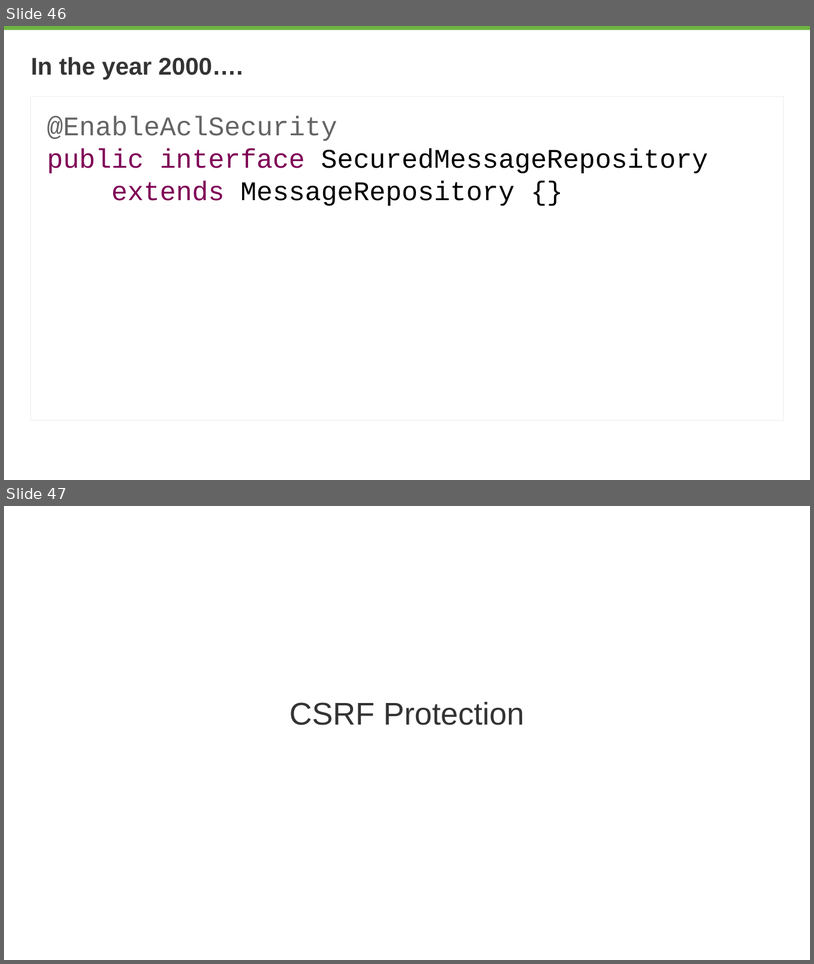
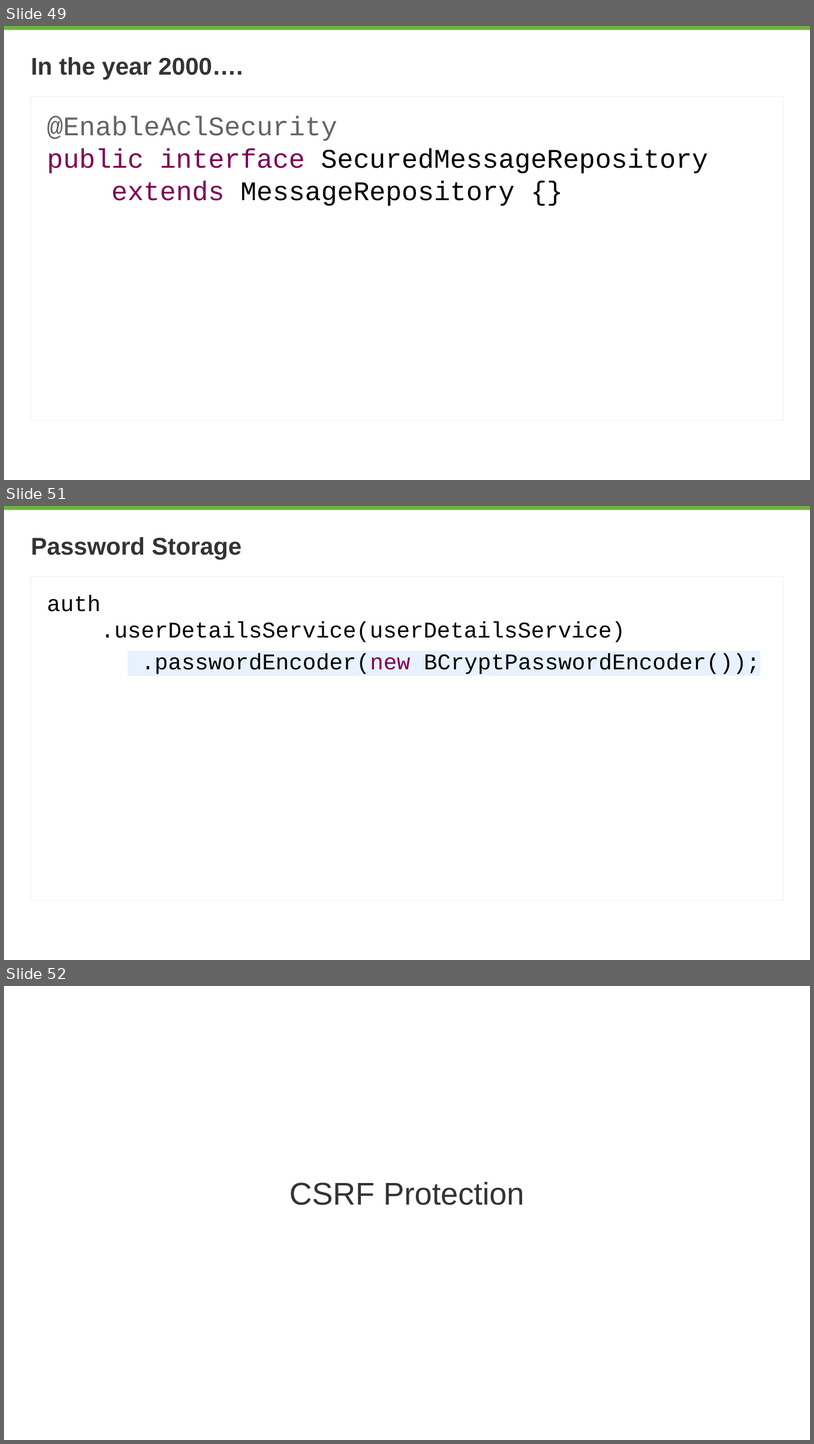
Before and after one commit to rwinch/spring-security-0-to-4.0, a slide deck: spring-security-0-to-4.0.pptx. Shown one above the other, each under a label of ours: slides 46 and 47 before the commit, slides 49, 51 and 52 after it; the slides between them are not shown. The pictures are 814x964 and 814x1444 pixels, drawn with LibreOffice and Linux fonts; fonts in the diff are those of the drawing; background and template pictures are left out. Boxes give left, top, right and bottom in pixels: in the first picture for what was removed or moved away, otherwise in the second. Text is boxed around its words. In the diff, an @@ line names an element or a change of style, - is before the commit and + after.

```diff
--- a/spring-security-0-to-4.0.pptx
+++ b/spring-security-0-to-4.0.pptx
@@ slide 51 added at [4, 506, 810, 960], background #FFFFFF; not listed: 1 template element that a slide beside it also shows @@
@@ title added at [31, 537, 242, 559], 21.6 pt, text #333333, bold @@
+Password Storage
@@ text added at [30, 577, 784, 900], outline #EEEEEE 0.75 pt, 20 pt, text #000000 @@
+auth
+.userDetailsService(userDetailsService)
+.passwordEncoder(new BCryptPasswordEncoder());
@@ what was slide 46 is now slide 49 @@
@@ what was slide 47 is now slide 52 @@
```
Also in this commit, not shown: 8 slides changed, 4 other slides added, 3 other files.
